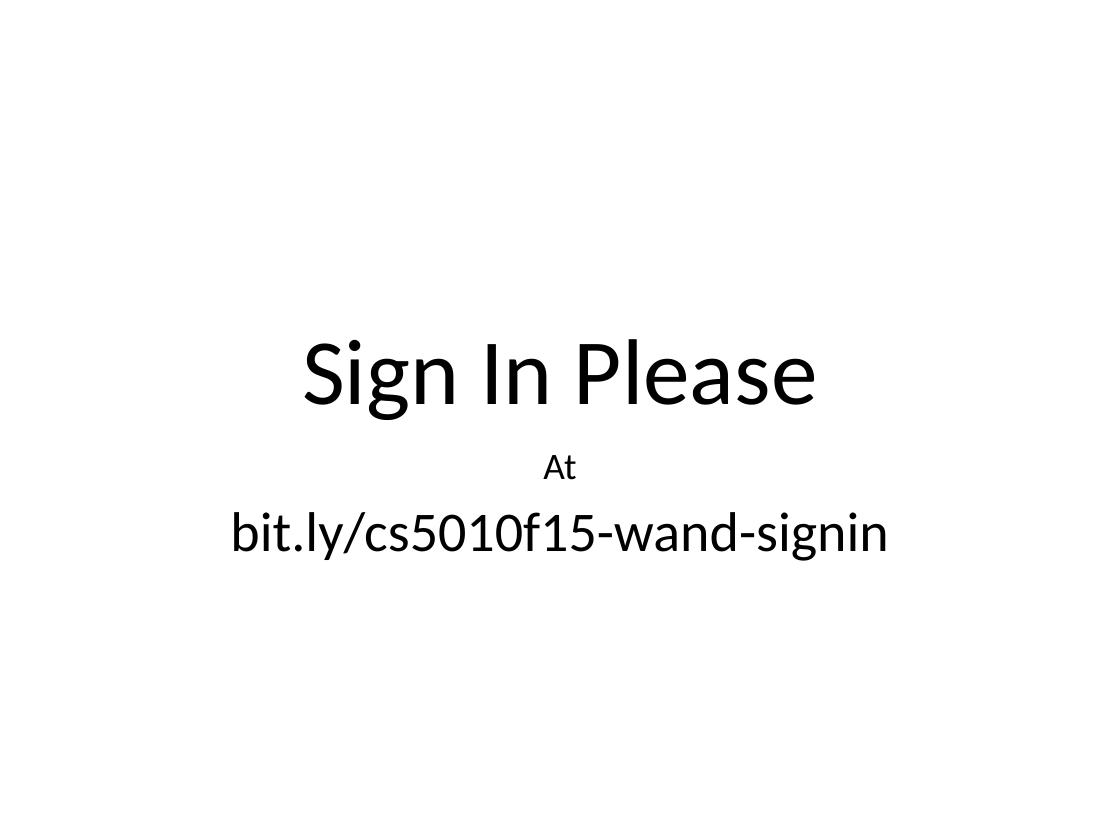
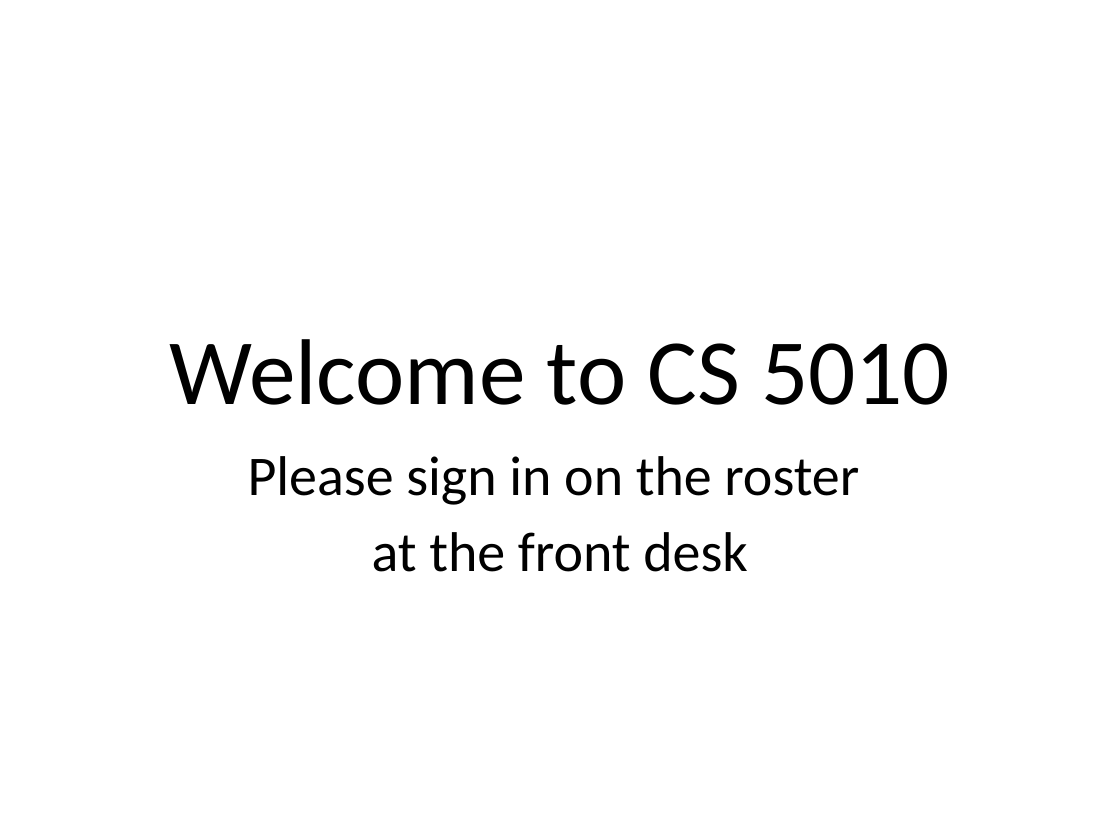
Before and after one commit to mwand/cs5010f17, a slide deck: slide 1 of Slides/Sign In Please.pptx. Drawn at 1120x840 pixels with LibreOffice and Linux fonts; fonts in the diff are those of the drawing. Boxes give left, top, right and bottom in pixels: in the first picture for what was removed or moved away, otherwise in the second. Text is boxed around its words. In the diff, an @@ line names an element or a change of style, - is before the commit and + after.

Commit message:
added office hour locations, updated Sign-in.pptx

```diff
--- a/Slides/Sign In Please.pptx
+++ b/Slides/Sign In Please.pptx
@@ title at (169, 339, 950, 405): text changed @@
-Sign In Please
+Welcome to CS 5010
@@ subtitle at (248, 456, 859, 572): text changed @@
-At
-bit.ly/cs5010f15-wand-signin
+Please sign in on the roster
+at the front desk
```
Also in this commit, not shown: 1 other file.
